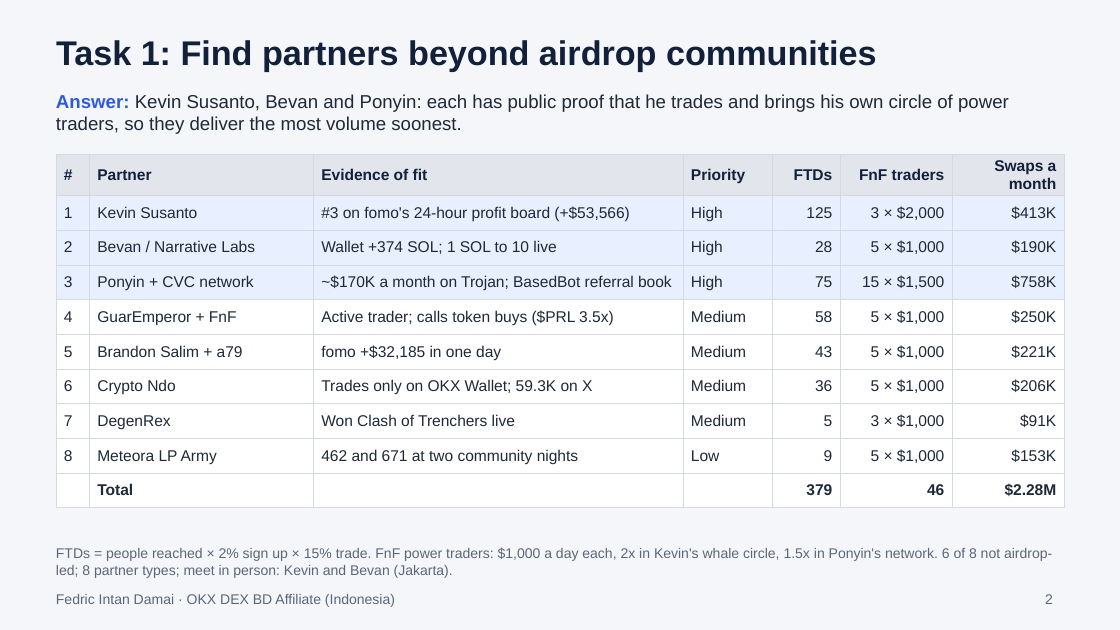
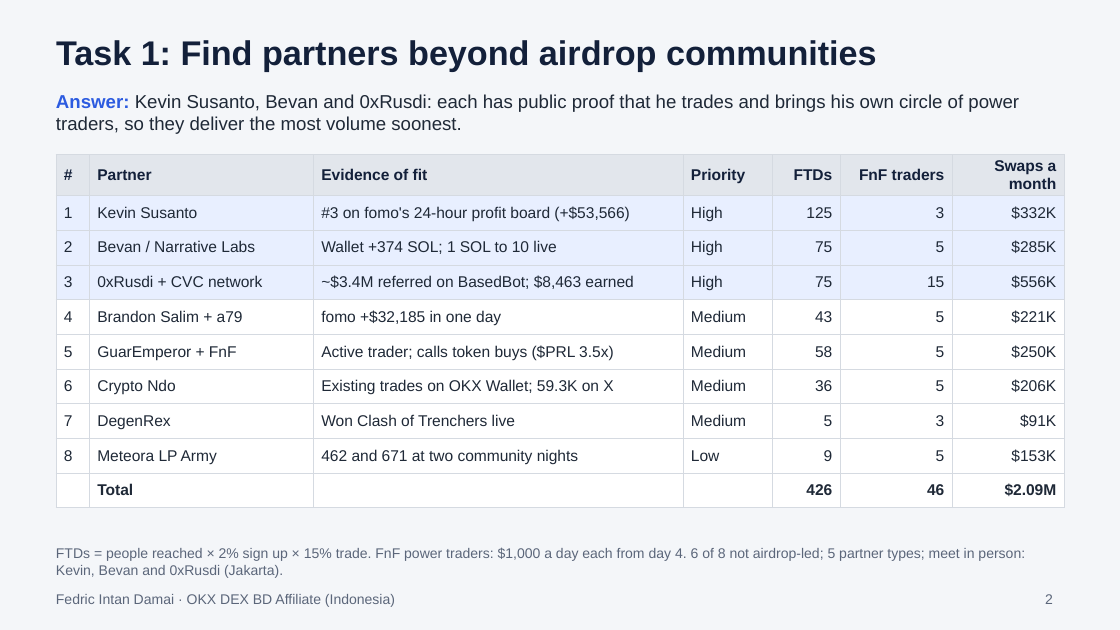
Before and after one commit to fedricdamai/SuperCashier, a slide deck: slide 2 of okx-dex-affiliates-id/submission-v2/OKX_DEX_BD_Affiliate_Indonesia_Slides.pptx. Drawn at 1120x630 pixels with LibreOffice and Linux fonts; fonts in the diff are those of the drawing. Boxes give left, top, right and bottom in pixels: in the first picture for what was removed or moved away, otherwise in the second. Text is boxed around its words. In the diff, an @@ line names an element or a change of style, - is before the commit and + after.

```diff
--- a/okx-dex-affiliates-id/submission-v2/OKX_DEX_BD_Affiliate_Indonesia_Slides.pptx
+++ b/okx-dex-affiliates-id/submission-v2/OKX_DEX_BD_Affiliate_Indonesia_Slides.pptx
@@ text at bbox=[56, 94, 1019, 134]: text changed @@
-Answer: Kevin Susanto, Bevan and Ponyin: each has public proof that he trades and brings his own circle of power traders, so they deliver the most volume soonest.
+Answer: Kevin Susanto, Bevan and 0xRusdi: each has public proof that he trades and brings his own circle of power traders, so they deliver the most volume soonest.
@@ table at bbox=[56, 155, 1064, 500] @@
-row 2, column 6: 3 × $2,000
+row 2, column 6: 3
-row 2, column 7: $413K
+row 2, column 7: $332K
-row 3: 2 | Bevan / Narrative Labs | Wallet +374 SOL; 1 SOL to 10 live | High | 28 | 5 × $1,000 | $190K
+row 3: 2 | Bevan / Narrative Labs | Wallet +374 SOL; 1 SOL to 10 live | High | 75 | 5 | $285K
-row 4: 3 | Ponyin + CVC network | ~$170K a month on Trojan; BasedBot referral book | High | 75 | 15 × $1,500 | $758K
+row 4: 3 | 0xRusdi + CVC network | ~$3.4M referred on BasedBot; $8,463 earned | High | 75 | 15 | $556K
-row 5: 4 | GuarEmperor + FnF | Active trader; calls token buys ($PRL 3.5x) | Medium | 58 | 5 × $1,000 | $250K
+row 5: 4 | Brandon Salim + a79 | fomo +$32,185 in one day | Medium | 43 | 5 | $221K
-row 6: 5 | Brandon Salim + a79 | fomo +$32,185 in one day | Medium | 43 | 5 × $1,000 | $221K
+row 6: 5 | GuarEmperor + FnF | Active trader; calls token buys ($PRL 3.5x) | Medium | 58 | 5 | $250K
-row 7, column 3: Trades only on OKX Wallet; 59.3K on X
+row 7, column 3: Existing trades on OKX Wallet; 59.3K on X
-row 7, column 6: 5 × $1,000
+row 7, column 6: 5
-row 8, column 6: 3 × $1,000
+row 8, column 6: 3
-row 9, column 6: 5 × $1,000
+row 9, column 6: 5
-row 10, column 5: 379
+row 10, column 5: 426
-row 10, column 7: $2.28M
+row 10, column 7: $2.09M
@@ text at bbox=[56, 547, 1025, 578]: text changed @@
-FTDs = people reached × 2% sign up × 15% trade. FnF power traders: $1,000 a day each, 2x in Kevin's whale circle, 1.5x in Ponyin's network. 6 of 8 not airdrop-led; 8 partner types; meet in person: Kevin and Bevan (Jakarta).
+FTDs = people reached × 2% sign up × 15% trade. FnF power traders: $1,000 a day each from day 4. 6 of 8 not airdrop-led; 5 partner types; meet in person: Kevin, Bevan and 0xRusdi (Jakarta).
```
Also in this commit, not shown: 4 other slides changed, 9 other files.
